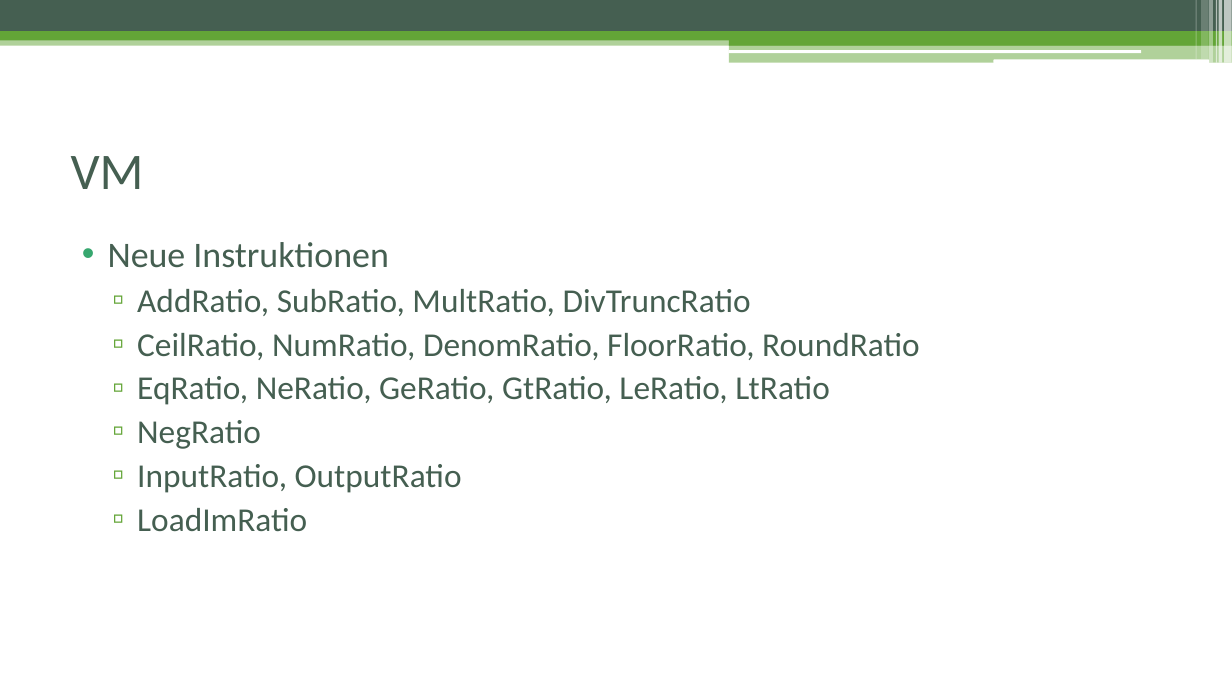
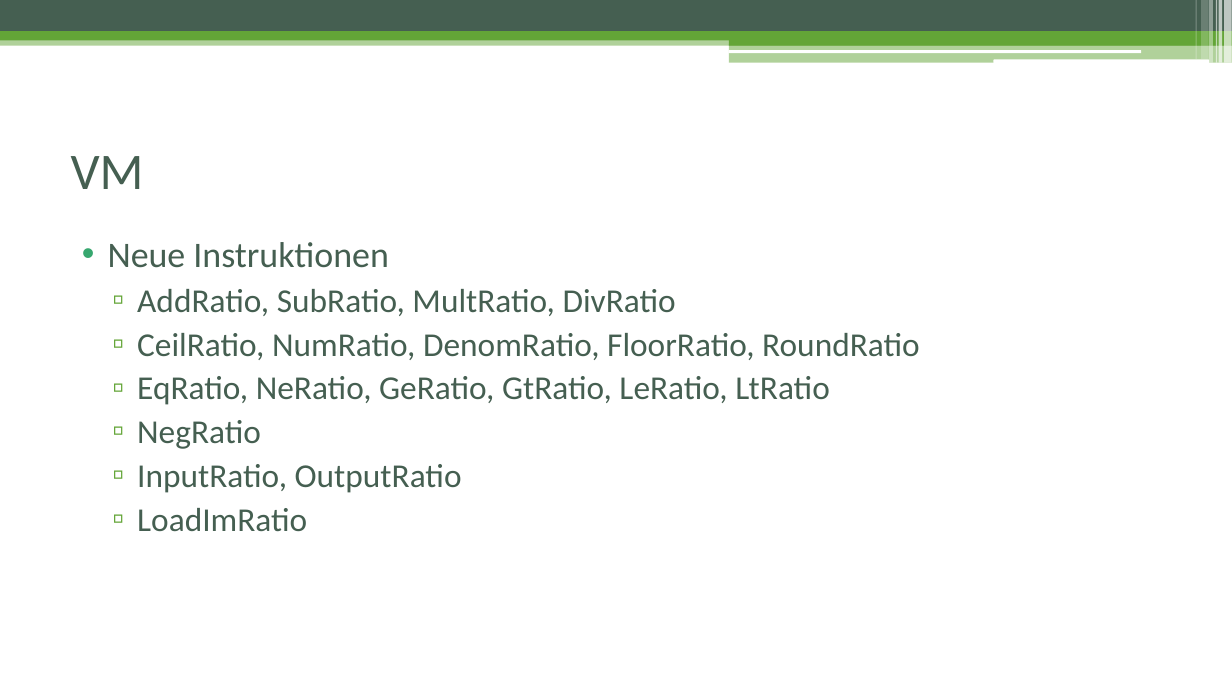
Before and after one commit to cguedel/fhnw-cpib, a slide deck: slide 8 of docs/Präsentation_Schlussbericht.pptx. Drawn at 1232x693 pixels with LibreOffice and Linux fonts; fonts in the diff are those of the drawing. Boxes give left, top, right and bottom in pixels: in the first picture for what was removed or moved away, otherwise in the second. Text is boxed around its words. In the diff, an @@ line names an element or a change of style, - is before the commit and + after.

Commit message:
divtrun nach div angepasst

```diff
--- a/docs/Präsentation_Schlussbericht.pptx
+++ b/docs/Präsentation_Schlussbericht.pptx
@@ text at (137, 289, 676, 316): text changed @@
-  ▫ AddRatio, SubRatio, MultRatio, DivTruncRatio
+  ▫ AddRatio, SubRatio, MultRatio, DivRatio
```
